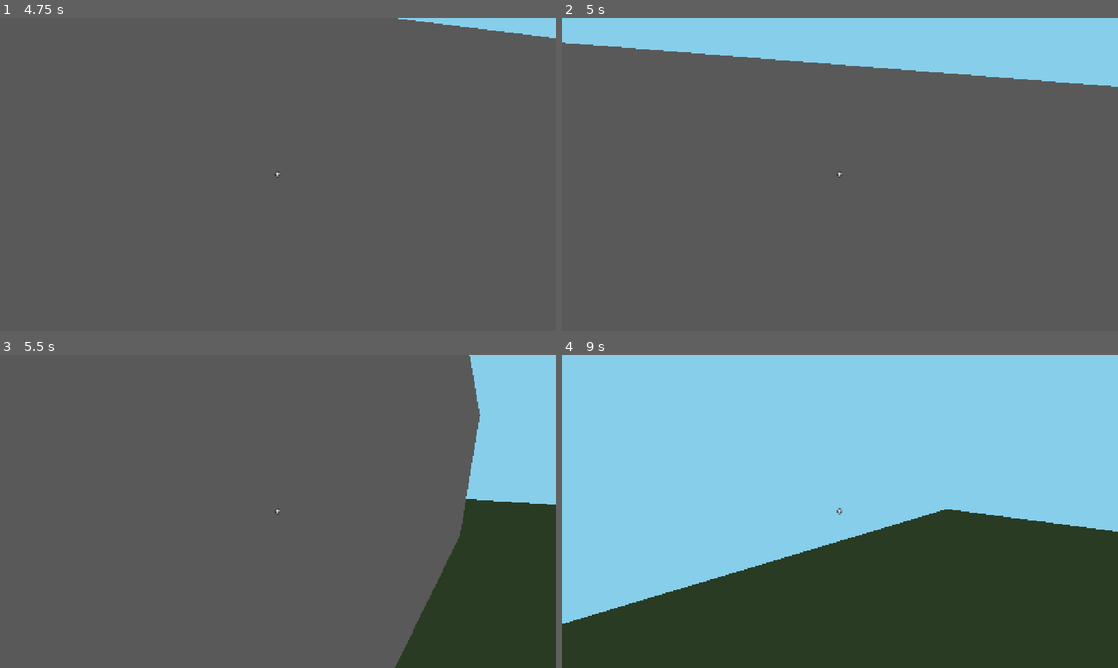
Above: before the commit, frames 1-4 (two rows, left to right).
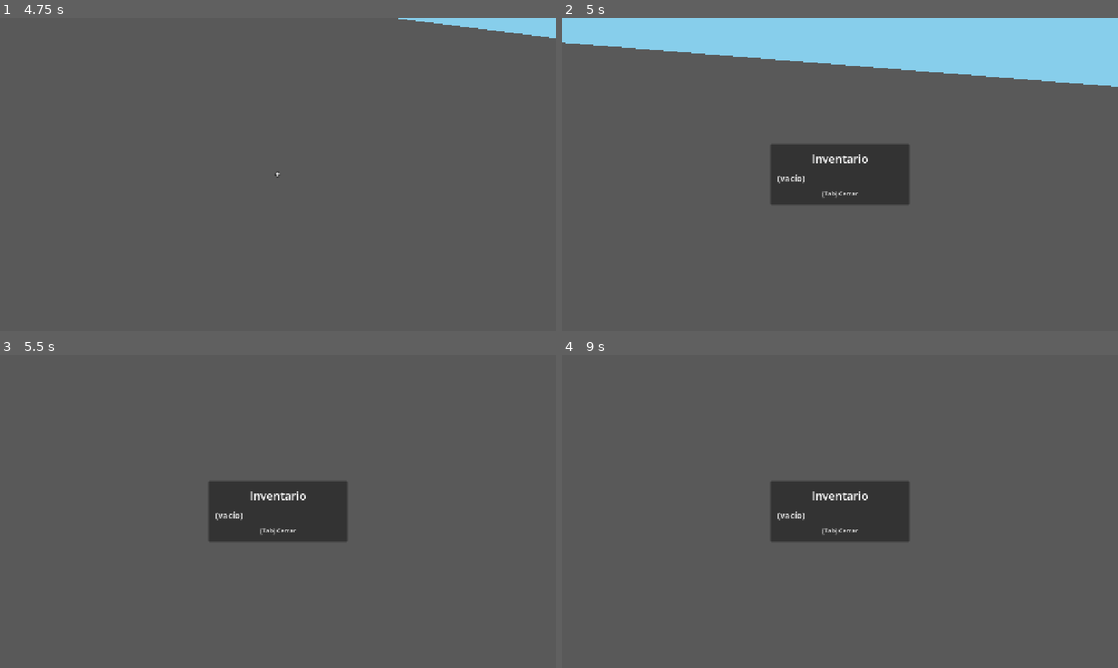
Above: after the commit, the same moments.

Repository: cgalvezd92/VideoJuego
Game: Godot game, scene res://Levels/main.tscn
The game is run twice, just before and just after one commit, with the same random seed, the same clock (stepped at 60 frames per second) and the same inputs.
Inputs (mouse positions are in pixels of both pictures, inside the frame that each line leads up to):
- Up to frame 1 (4.75 s): tap Enter at 0.5 s; move the mouse to (305, 174) at 0.52 s; hold W (move_forward) 0.53-4.28 s; tap E (interact) at 0.6, 2.1, 3.6 s; tap Space (jump) at 0.77, 1.52, 2.75, 3.02, 3.77, 4.52 s; move the mouse to (250, 174) at 1.27 s; tap Shift (sprint) at 1.35, 2.85, 4.35 s; move the mouse to (289, 168) at 2.02 s; move the mouse to (272, 180) at 2.77 s; move the mouse to (316, 177) at 3.52 s; tap Escape (ui_cancel) at 4.15 s; move the mouse to (111, 127) at 4.27 s; hold A (move_left) from 4.28 s (still down); click (111, 127) at 4.42 s
- Up to frame 2 (5 s): keep holding A (move_left); tap Tab (inventory, bound only after the commit) at 4.9 s
- Up to frame 3 (5.5 s): move the mouse to (283, 511) at 5.02 s; release A (move_left) at 5.03 s; hold W (move_forward) from 5.03 s (still down); tap E (interact) at 5.1 s
- Up to frame 4 (9 s): move the mouse to (817, 505) at 5.77 s; release W (move_forward) at 5.78 s; hold D (move_right) 5.78-6.53 s; tap Shift (sprint) at 5.85, 7.35, 8.85 s; tap Space (jump) at 6.02, 6.77, 7.52 s; move the mouse to (867, 511) at 6.52 s; hold W (move_forward) 6.53-8.78 s; tap E (interact) at 6.6, 8.1 s; move the mouse to (812, 511) at 7.27 s; move the mouse to (851, 505) at 8.02 s; move the mouse to (834, 517) at 8.77 s; hold A (move_left) from 8.78 s (still down)

Frame 1 is identical in both runs. In frame 2, 4.6% of the frame differs, in the area x 37-63%, y 40-60%; in frame 3, 23%; in frame 4, 100%, in the area x 0-100%, y 0-100%.

Commit message:
Etapa 3: inventario básico con ventana (Tab)
- Player/inventory.gd: guarda cantidades y emite la señal changed.
- Player/inventory_ui.gd: ventana que se abre con Tab y se cierra con Tab o Esc.
- interactor.gd guarda lo recogido en el inventario.
- player.gd no recaptura el mouse con el inventario abierto.
- Nueva acción de entrada 'inventory' (Tab) y .gitignore para .godot/.

Co-Authored-By: Claude Opus 5.5 <noreply@anthropic.com>
Claude-Session: https://claude.ai/code/session_015eDmJJqEXKPdpgqKicuVm4

Diff:
--- a/Player/interactor.gd
+++ b/Player/interactor.gd
@@ -3,9 +3,7 @@
 ## Va en el nodo "Interactor", hijo de Camera3D.
 
 @onready var hud = owner.get_node("HUD")
-
-# Cuenta provisional. En la Etapa 3 será un inventario.
-var items: Dictionary = {}
+@onready var inventory = owner.get_node("Inventory")
 
 
 func _ready() -> void:
@@ -27,8 +25,6 @@
 
 
 func _pick_up(target: Object) -> void:
-	var id: String = target.item_id
-	var total: int = items.get(id, 0) + target.amount
-	items[id] = total
+	var total: int = inventory.add_item(target.item_id, target.display_name, target.amount)
 	hud.show_message("Recogiste: %s (total: %d)" % [target.display_name, total])
 	target.collect()
--- /dev/null
+++ b/Player/inventory.gd
@@ -0,0 +1,39 @@
+extends Node
+## Inventario: guarda cuántos objetos de cada tipo lleva el jugador (Etapa 3).
+## Va en el nodo "Inventory", hijo de Player.
+
+## Se emite cada vez que cambia el contenido, para que la interfaz se actualice
+## solo cuando hace falta (y no en cada fotograma).
+signal changed
+
+# Cantidad de cada objeto. Ejemplo: { "piedra": 3, "rama": 2 }
+var amounts: Dictionary = {}
+# Nombre visible de cada objeto. Ejemplo: { "piedra": "Piedra" }
+var names: Dictionary = {}
+
+
+## Añade objetos y devuelve el nuevo total de ese tipo.
+func add_item(id: String, display_name: String, amount: int = 1) -> int:
+	var total: int = amounts.get(id, 0) + amount
+	amounts[id] = total
+	names[id] = display_name
+	changed.emit()
+	return total
+
+
+## Quita objetos si hay suficientes. Devuelve true si se pudo.
+## (Se usará en etapas futuras, por ejemplo para fabricar o hacer fuego.)
+func remove_item(id: String, amount: int = 1) -> bool:
+	var current: int = amounts.get(id, 0)
+	if current < amount:
+		return false
+	if current == amount:
+		amounts.erase(id)
+	else:
+		amounts[id] = current - amount
+	changed.emit()
+	return true
+
+
+func get_amount(id: String) -> int:
+	return amounts.get(id, 0)
--- /dev/null
+++ b/Player/inventory_ui.gd
@@ -0,0 +1,86 @@
+extends CanvasLayer
+## Ventana del inventario: se abre y se cierra con Tab (Etapa 3).
+## Va en el nodo "InventoryUI", hijo de Player.
+
+@onready var inventory = owner.get_node("Inventory")
+@onready var hud: CanvasLayer = owner.get_node("HUD")
+
+var is_open: bool = false
+var panel: PanelContainer
+var list_label: Label
+
+
+func _ready() -> void:
+	_build_window()
+	inventory.changed.connect(_refresh)
+	_refresh()
+	panel.visible = false
+
+
+func _unhandled_input(event: InputEvent) -> void:
+	if event.is_action_pressed("inventory"):
+		_set_open(not is_open)
+		get_viewport().set_input_as_handled()
+	elif is_open and event.is_action_pressed("ui_cancel"):
+		# Esc también cierra el inventario.
+		_set_open(false)
+		get_viewport().set_input_as_handled()
+
+
+func _set_open(open: bool) -> void:
+	is_open = open
+	panel.visible = open
+	# La mira y los avisos se ocultan para que no tapen la ventana.
+	hud.visible = not open
+	# Con el inventario abierto se ve el mouse y la cámara no gira.
+	if open:
+		Input.mouse_mode = Input.MOUSE_MODE_VISIBLE
+	else:
+		Input.mouse_mode = Input.MOUSE_MODE_CAPTURED
+
+
+func _refresh() -> void:
+	# Reescribe la lista. Solo se llama cuando el inventario cambia.
+	if inventory.amounts.is_empty():
+		list_label.text = "(vacío)"
+		return
+
+	var lines: PackedStringArray = []
+	for id in inventory.amounts:
+		lines.append("%s  x%d" % [inventory.names[id], inventory.amounts[id]])
+	list_label.text = "\n".join(lines)
+
+
+func _build_window() -> void:
+	# Crea la ventana por código: un panel centrado con un título y la lista.
+	panel = PanelContainer.new()
+	add_child(panel)
+	panel.set_anchors_and_offsets_preset(Control.PRESET_CENTER)
+	panel.custom_minimum_size = Vector2(320, 0)
+	panel.grow_horizontal = Control.GROW_DIRECTION_BOTH
+	panel.grow_vertical = Control.GROW_DIRECTION_BOTH
+
+	var margin := MarginContainer.new()
+	panel.add_child(margin)
+	for side in ["left", "right", "top", "bottom"]:
+		margin.add_theme_constant_override("margin_" + side, 16)
+
+	var column := VBoxContainer.new()
+	margin.add_child(column)
+	column.add_theme_constant_override("separation", 12)
+
+	var title := Label.new()
+	column.add_child(title)
+	title.text = "Inventario"
+	title.horizontal_alignment = HORIZONTAL_ALIGNMENT_CENTER
+	title.add_theme_font_size_override("font_size", 26)
+
+	list_label = Label.new()
+	column.add_child(list_label)
+	list_label.add_theme_font_size_override("font_size", 20)
+
+	var hint := Label.new()
+	column.add_child(hint)
+	hint.text = "[Tab] Cerrar"
+	hint.horizontal_alignment = HORIZONTAL_ALIGNMENT_CENTER
+	hint.add_theme_font_size_override("font_size", 14)
--- a/Player/player.gd
+++ b/Player/player.gd
@@ -17,6 +17,7 @@
 @export var fall_limit: float = -10.0
 
 @onready var head: Node3D = $Head
+@onready var inventory_ui = $InventoryUI
 
 var spawn_position: Vector3
 
@@ -30,8 +31,8 @@
 	if event.is_action_pressed("ui_cancel"):
 		# Esc libera el mouse.
 		Input.mouse_mode = Input.MOUSE_MODE_VISIBLE
-	elif event is InputEventMouseButton and event.pressed:
-		# Un clic vuelve a capturarlo.
+	elif event is InputEventMouseButton and event.pressed and not inventory_ui.is_open:
+		# Un clic vuelve a capturarlo (pero no con el inventario abierto).
 		Input.mouse_mode = Input.MOUSE_MODE_CAPTURED
 	elif event is InputEventMouseMotion and Input.mouse_mode == Input.MOUSE_MODE_CAPTURED:
 		_rotate_camera(event.screen_relative)
--- a/Player/player.tscn
+++ b/Player/player.tscn
@@ -3,6 +3,8 @@
 [ext_resource type="Script" uid="uid://fbgjygpc624u" path="res://Player/player.gd" id="1_l8h54"]
 [ext_resource type="Script" uid="uid://bgd51y4t8s2ey" path="res://Player/hud.gd" id="2_4ntmi"]
 [ext_resource type="Script" uid="uid://qd1ixq7flvji" path="res://Player/interactor.gd" id="2_btcbx"]
+[ext_resource type="Script" path="res://Player/inventory.gd" id="4_inv01"]
+[ext_resource type="Script" path="res://Player/inventory_ui.gd" id="5_invui"]
 
 [sub_resource type="CapsuleShape3D" id="CapsuleShape3D_y2pph"]
 radius = 0.35
@@ -27,3 +29,9 @@
 
 [node name="HUD" type="CanvasLayer" parent="." unique_id=425745157]
 script = ExtResource("2_4ntmi")
+
+[node name="Inventory" type="Node" parent="." unique_id=1730561204]
+script = ExtResource("4_inv01")
+
+[node name="InventoryUI" type="CanvasLayer" parent="." unique_id=802913377]
+script = ExtResource("5_invui")
--- a/project.godot
+++ b/project.godot
@@ -60,6 +60,11 @@
 "events": [Object(InputEventKey,"resource_local_to_scene":false,"resource_name":"","device":-1,"window_id":0,"alt_press …(192 unchanged characters)…
 ]
 }
+inventory={
+"deadzone": 0.2,
+"events": [Object(InputEventKey,"resource_local_to_scene":false,"resource_name":"","device":-1,"window_id":0,"alt_pressed":false,"shift_pressed":false,"ctrl_pressed":false,"meta_pressed":false,"pressed":false,"keycode":0,"physical_keycode":4194306,"key_label":0,"unicode":0,"location":0,"echo":false,"script":null)
+]
+}
 
 [physics]
 
Not shown, added: .gitignore
Not shown, changed: CLAUDE.md
